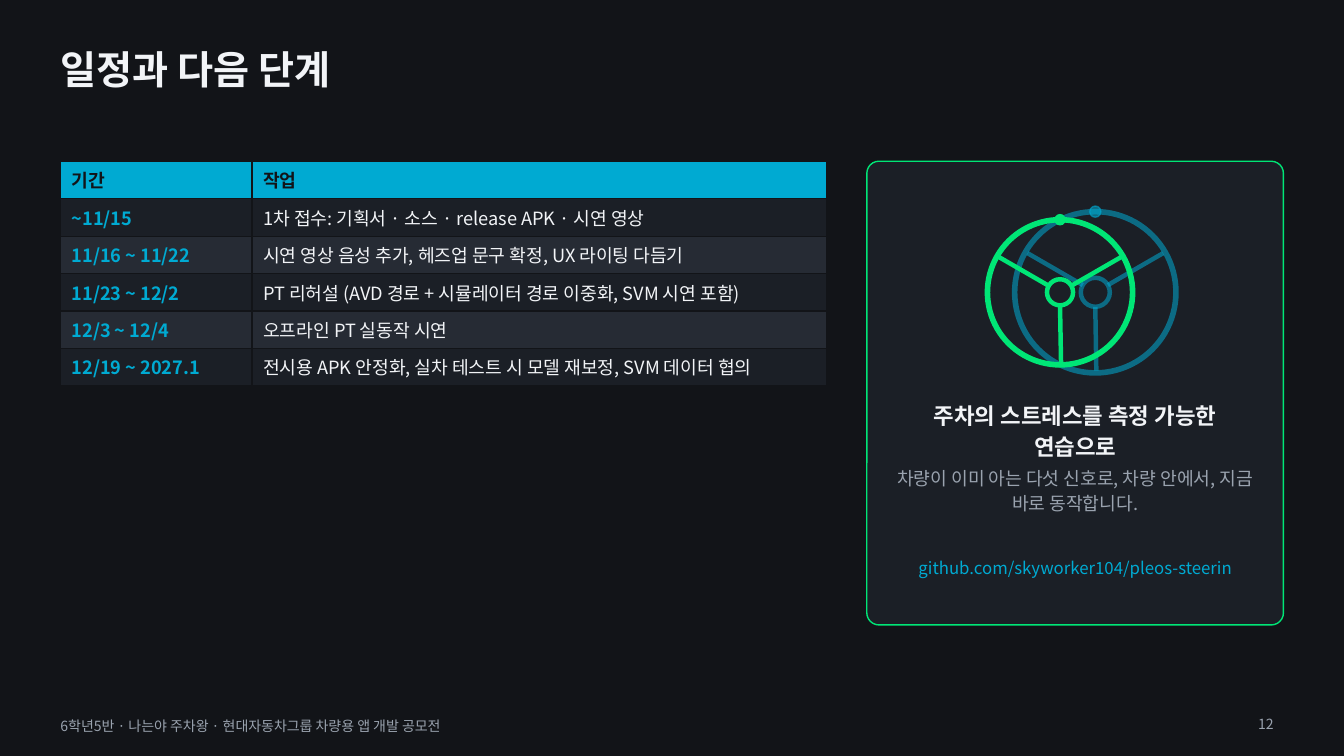
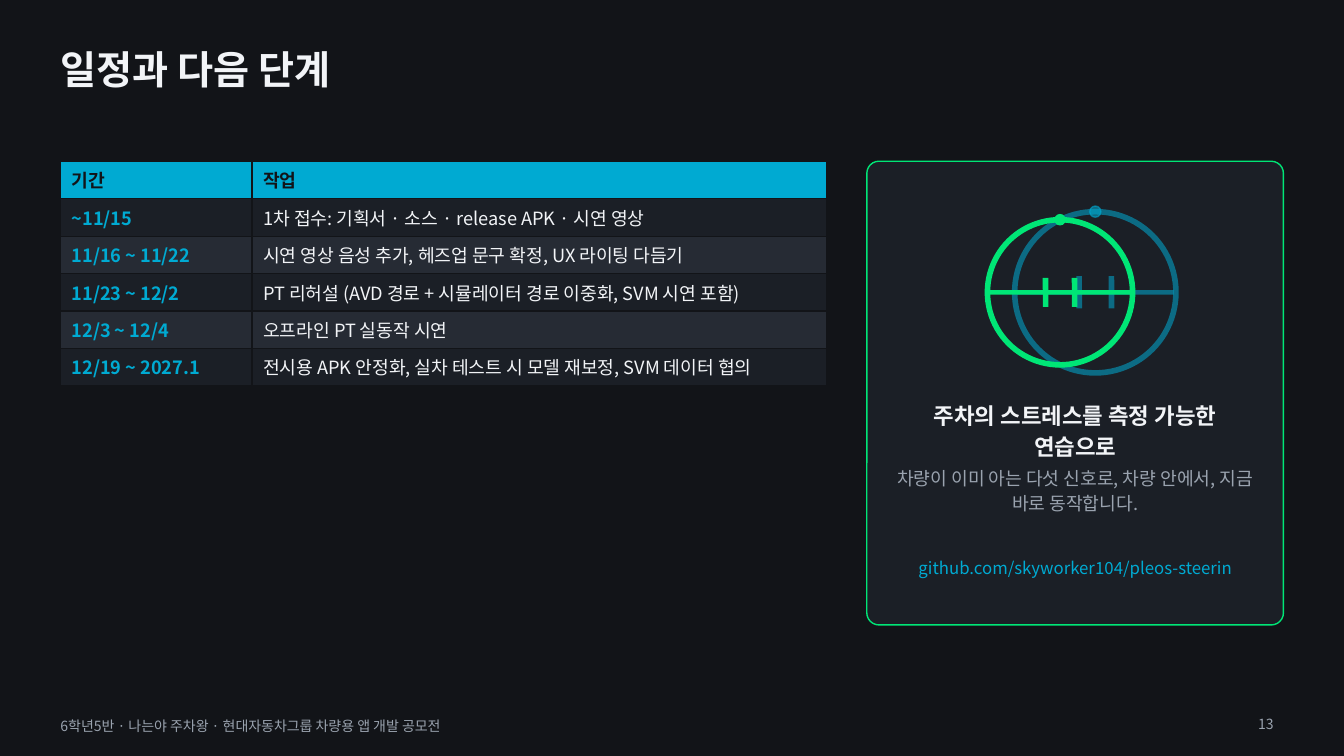
Before and after one commit to skyworker104/pleos-steerin, a slide deck: slide 13 of 나는야_주차왕_발표자료_v2.pptx (slide 12 before the commit). Drawn at 1344x756 pixels with LibreOffice and Linux fonts; fonts in the diff are those of the drawing. Boxes give left, top, right and bottom in pixels: in the first picture for what was removed or moved away, otherwise in the second. Text is boxed around its words. In the diff, an @@ line names an element or a change of style, - is before the commit and + after.

```diff
--- a/나는야_주차왕_발표자료_v2.pptx
+++ b/나는야_주차왕_발표자료_v2.pptx
@@ line removed from (1072, 286) to (1121, 257) @@
@@ line removed from (1108, 285) to (1164, 253) @@
@@ line moved from (1049, 286) - (999, 257) to (990, 292) - (1130, 292) @@
@@ line moved from (1083, 285) - (1027, 253) to (1017, 292) - (1174, 292) @@
@@ line added from (1046, 278) to (1046, 307), #00E676 4 pt @@
@@ ellipse removed at [1048,279,1074,306] @@
@@ line added from (1075, 278) to (1075, 307), #00E676 4 pt @@
@@ line moved from (1061, 306) - (1062, 363) to (1080, 276) - (1080, 309) @@
@@ line (1080, 276) - (1080, 309): stroke #00E676 3.2 pt to #00AAD2 4 pt @@
@@ ellipse removed at [1081,278,1110,308] @@
@@ line added from (1112, 276) to (1112, 309), #00AAD2 4 pt @@
@@ line removed from (1096, 307) to (1097, 371) @@
@@ page number at [1258,718,1274,729]: text changed @@
-12
+13
```
Also in this commit, not shown: 4 other slides changed, 1 slide added, 26 other files.
